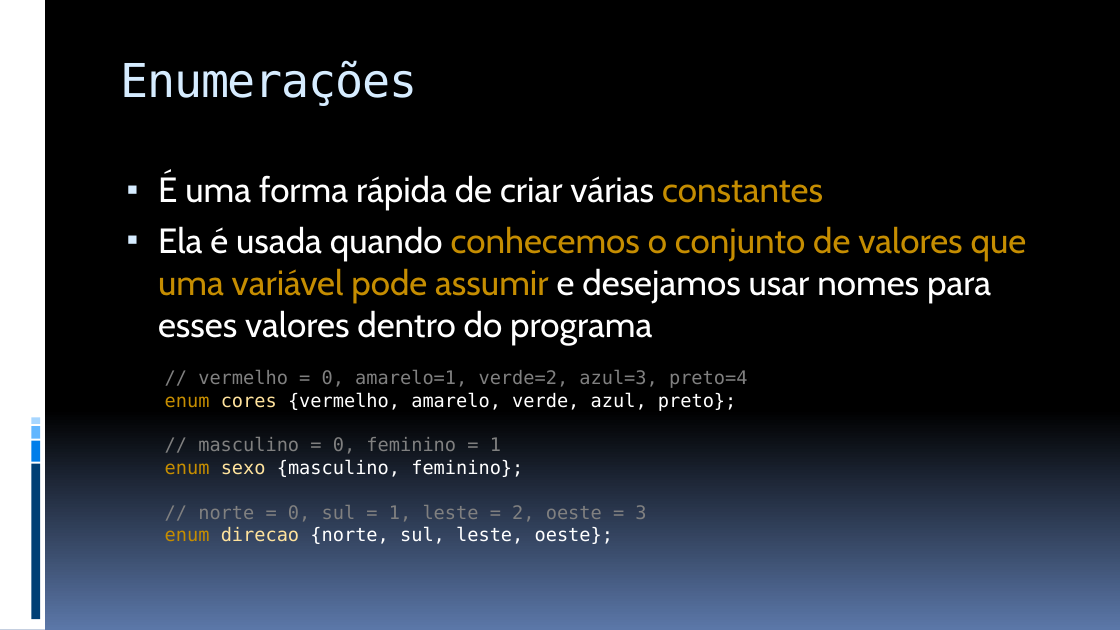
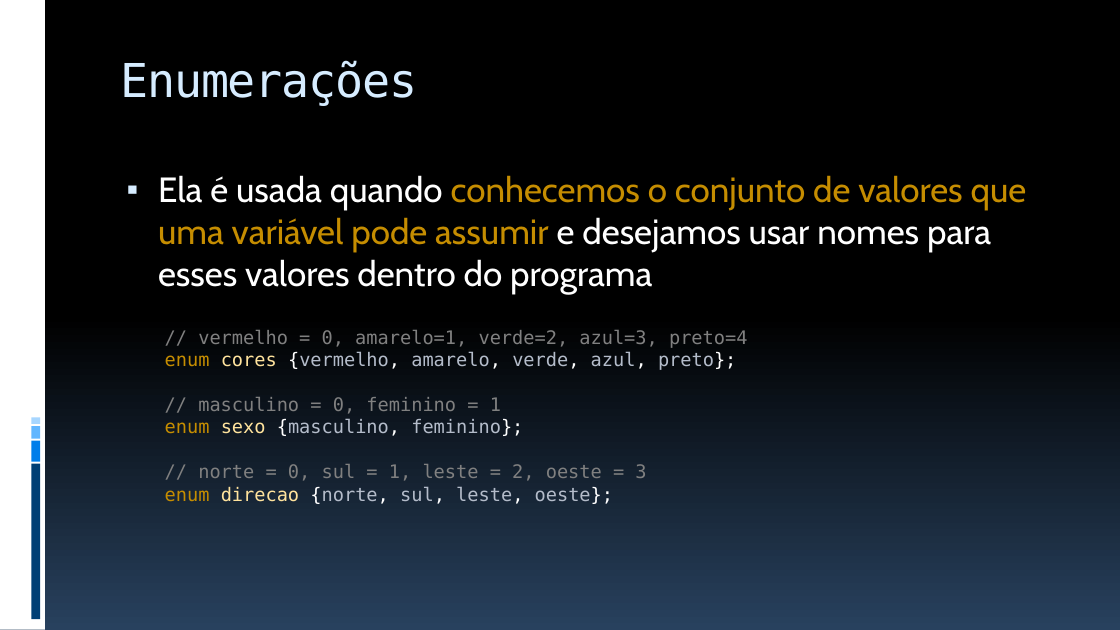
Before and after one commit to JudsonSS/ProgComp, a slide deck: slide 16 of Slides/13. Uniões e Enumerações.pptx (slide 14 before the commit). Drawn at 1120x630 pixels with LibreOffice and Linux fonts; fonts in the diff are those of the drawing. Boxes give left, top, right and bottom in pixels: in the first picture for what was removed or moved away, otherwise in the second. Text is boxed around its words. In the diff, an @@ line names an element or a change of style, - is before the commit and + after.

```diff
--- a/Slides/13. Uniões e Enumerações.pptx
+++ b/Slides/13. Uniões e Enumerações.pptx
@@ background gradient #000000 to #5B77A8 to gradient #000000 to #28415E @@
@@ text at (x1=158, y1=173, x2=823, y2=211): paragraph removed @@
-▪ É uma forma rápida de criar várias constantes
@@ text "// vermelho = 0, amarelo=1, ..." moved from (x1=165, y1=370, x2=747, y2=544) to (x1=165, y1=330, x2=747, y2=504) @@
@@ text at (x1=165, y1=351, x2=736, y2=504): text colour #FFFFFF to #B4BCCA in "{vermelho, amarelo, verde, azul, preto};", "{masculino, feminino};", "{norte, sul, leste, oeste};" @@
```
Also in this commit, not shown: 23 other slides changed, 2 slides added, 5 other files.
